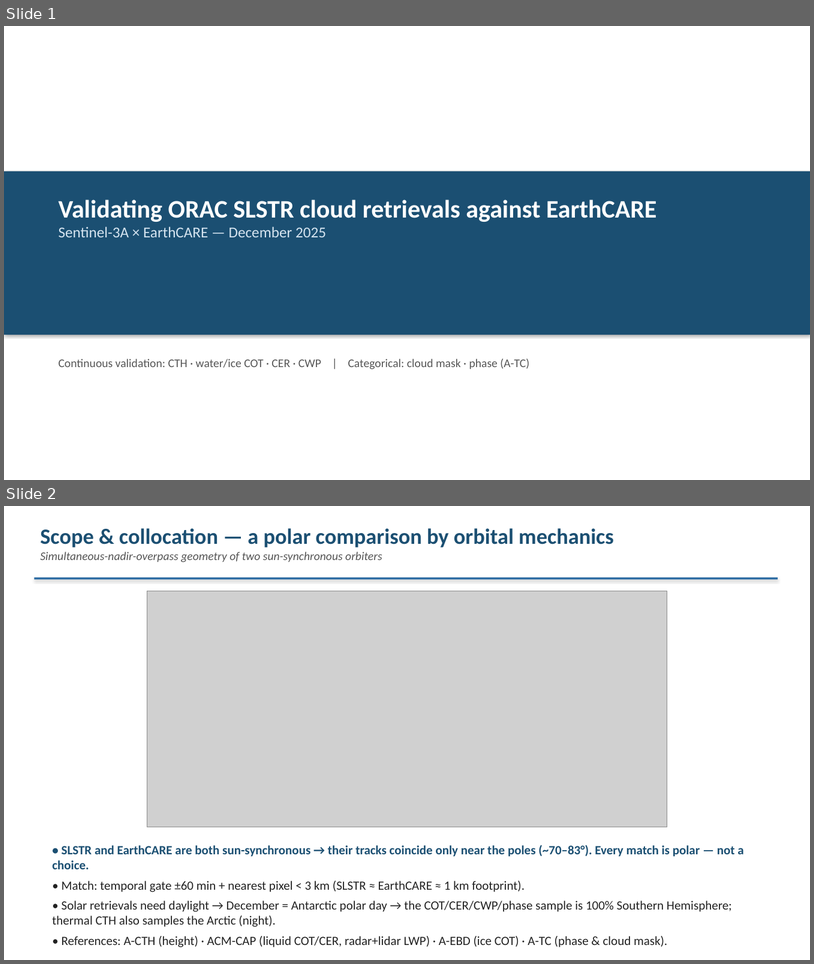
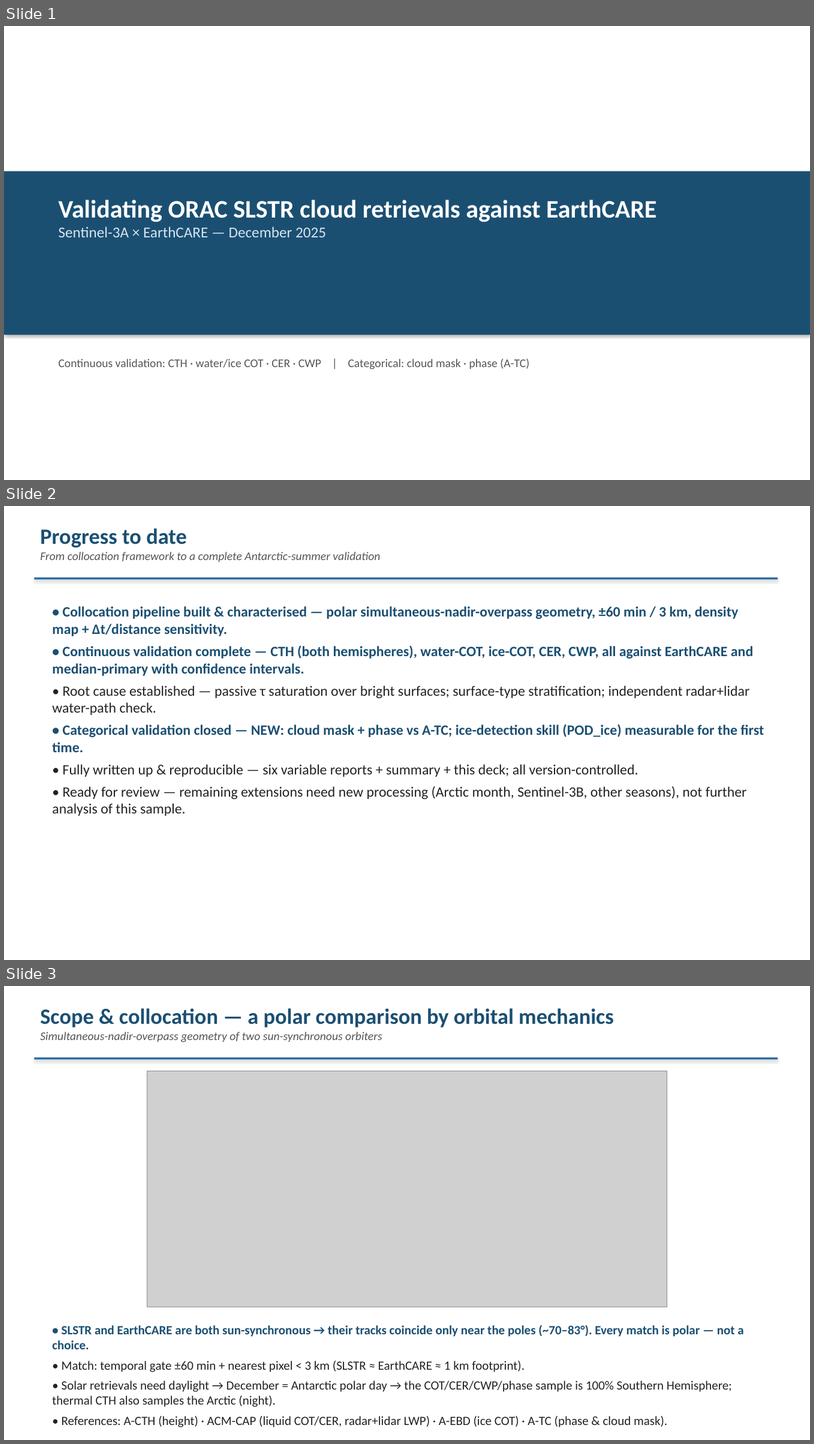
Before and after one commit to ray-climate/cloud_cci, a slide deck: docs/presentations/SLSTR_EarthCARE_validation_Dec2025.pptx. Shown one above the other, each under a label of ours: slides 1 and 2 before the commit, slides 1, 2 and 3 after it. The pictures are 814x964 and 814x1444 pixels, drawn with LibreOffice and Linux fonts; fonts in the diff are those of the drawing; grey boxes stand for pictures. Boxes give left, top, right and bottom in pixels: in the first picture for what was removed or moved away, otherwise in the second. Text is boxed around its words. In the diff, an @@ line names an element or a change of style, - is before the commit and + after.

```diff
--- a/docs/presentations/SLSTR_EarthCARE_validation_Dec2025.pptx
+++ b/docs/presentations/SLSTR_EarthCARE_validation_Dec2025.pptx
@@ slide 2 added at [4,506,810,960], background #FFFFFF @@
@@ text added at [40,528,380,562], 14 pt, text #555555, italic @@
+Progress to date
+From collocation framework to a complete Antarctic-summer validation
@@ rectangle added at [34,577,779,579], fill #2E6DA4 @@
@@ text added at [52,606,764,816], 17 pt, text #1B4F72, bold @@
+• Collocation pipeline built & characterised — polar simultaneous-nadir-overpass geometry, ±60 min / 3 km, density map + Δt/distance sensitivity.
+• Continuous validation complete — CTH (both hemispheres), water-COT, ice-COT, CER, CWP, all against EarthCARE and median-primary with confidence intervals.
+• Root cause established — passive τ saturation over bright surfaces; surface-type stratification; independent radar+lidar water-path check.
+• Categorical validation closed — NEW: cloud mask + phase vs A-TC; ice-detection skill (POD_ice) measurable for the first time.
+• Fully written up & reproducible — six variable reports + summary + this deck; all version-controlled.
+• Ready for review — remaining extensions need new processing (Arctic month, Sentinel-3B, other seasons), not further analysis of this sample.
@@ what was slide 2 is now slide 3 @@
```
Also in this commit, not shown: 1 other file.
